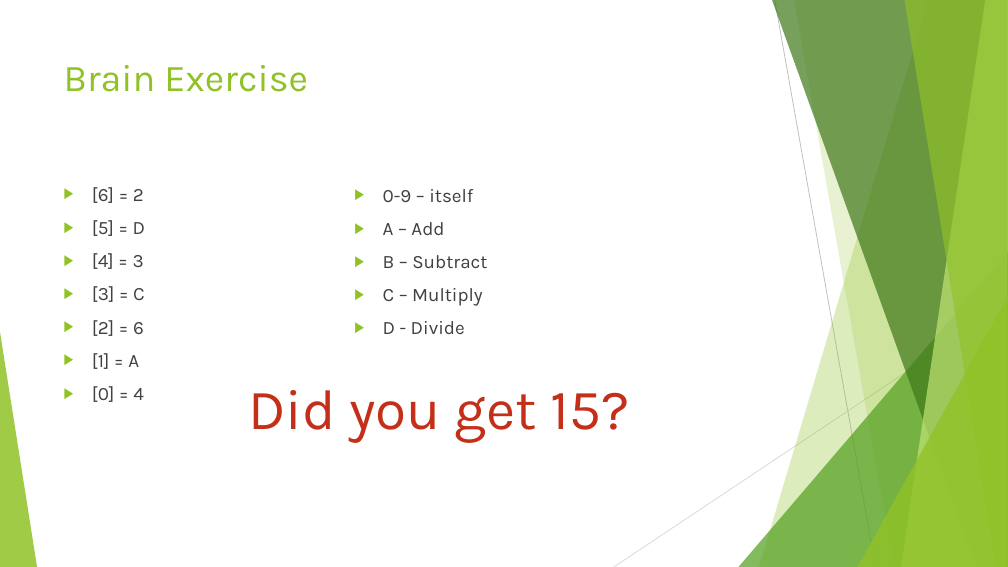
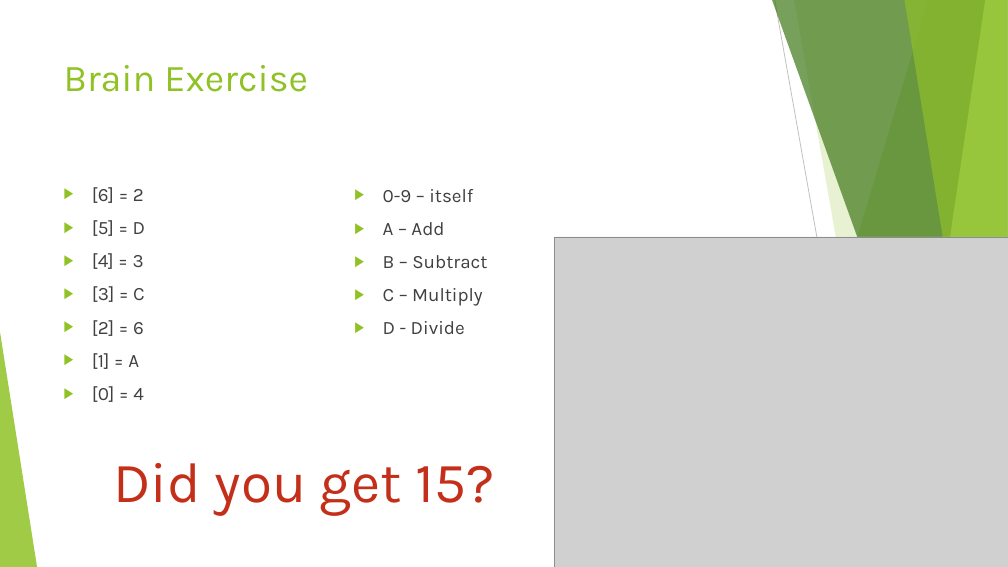
Before and after one commit to cberthold/presentations, a slide deck: slide 8 of 2020-02-13_Introduction_to_Event_Sourcing_and_CQRS/Introduction to CQRS and Event Sourcing.pptx. Drawn at 1008x567 pixels with LibreOffice and Linux fonts; fonts in the diff are those of the drawing; grey boxes stand for pictures. Boxes give left, top, right and bottom in pixels: in the first picture for what was removed or moved away, otherwise in the second. Text is boxed around its words. In the diff, an @@ line names an element or a change of style, - is before the commit and + after.

```diff
--- a/2020-02-13_Introduction_to_Event_Sourcing_and_CQRS/Introduction to CQRS and Event Sourcing.pptx
+++ b/2020-02-13_Introduction_to_Event_Sourcing_and_CQRS/Introduction to CQRS and Event Sourcing.pptx
@@ picture added at [554,237,1008,567] @@
@@ text "Did you get 15?": place and size @@
-text "Did you get 15?" at [248,390,629,443]
+text "Did you get 15?" at [113,463,495,516]
```
Also in this commit, not shown: 4 other slides changed, 2 slides removed.
